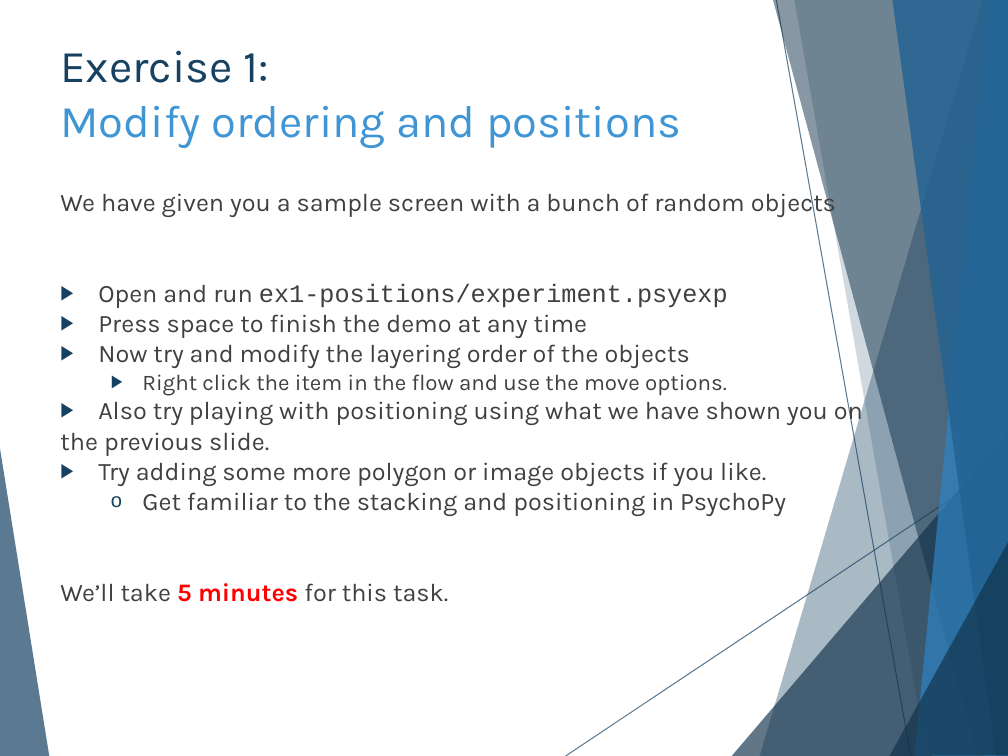
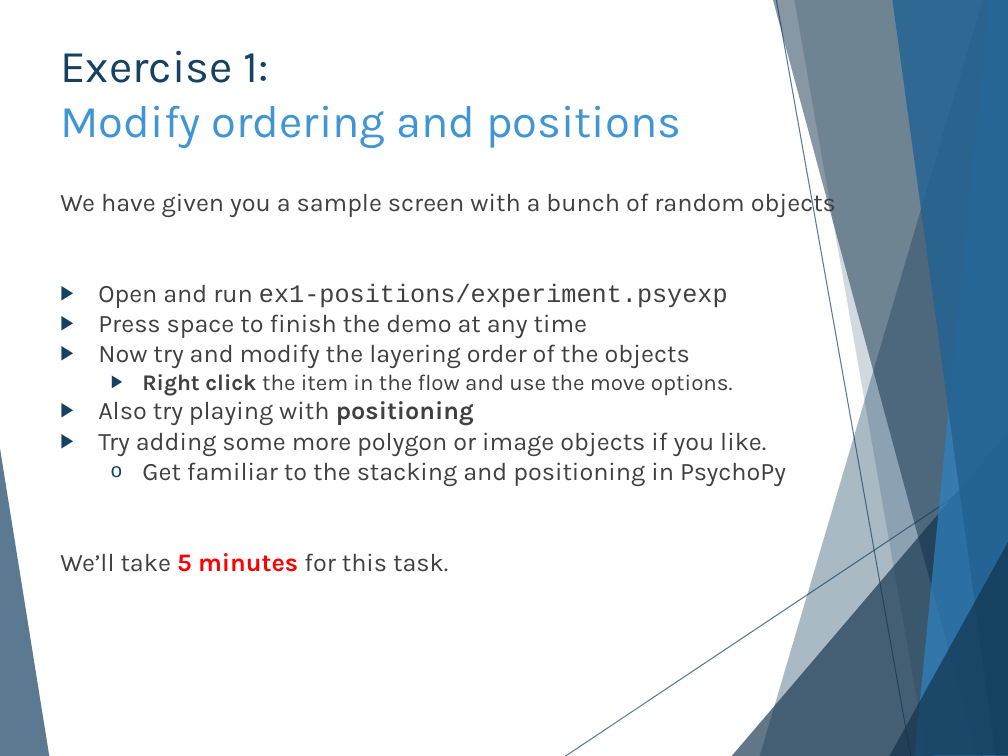
Before and after one commit to hlmpsy/psychopy_training, a slide deck: slide 6 of PsychoPy-Part2/PsychoPy-part2.pptx. Drawn at 1008x756 pixels with LibreOffice and Linux fonts; fonts in the diff are those of the drawing. Boxes give left, top, right and bottom in pixels: in the first picture for what was removed or moved away, otherwise in the second. Text is boxed around its words. In the diff, an @@ line names an element or a change of style, - is before the commit and + after.

```diff
--- a/PsychoPy-Part2/PsychoPy-part2.pptx
+++ b/PsychoPy-Part2/PsychoPy-part2.pptx
@@ text at (142,374,733,396): bold on in "Right click" @@
@@ text at (98,401,474,426): text changed @@
-▶ Also try playing with positioning using what we have shown you on
-the previous slide.
+▶ Also try playing with positioning
```
Also in this commit, not shown: 15 other slides changed, 12 other files.
